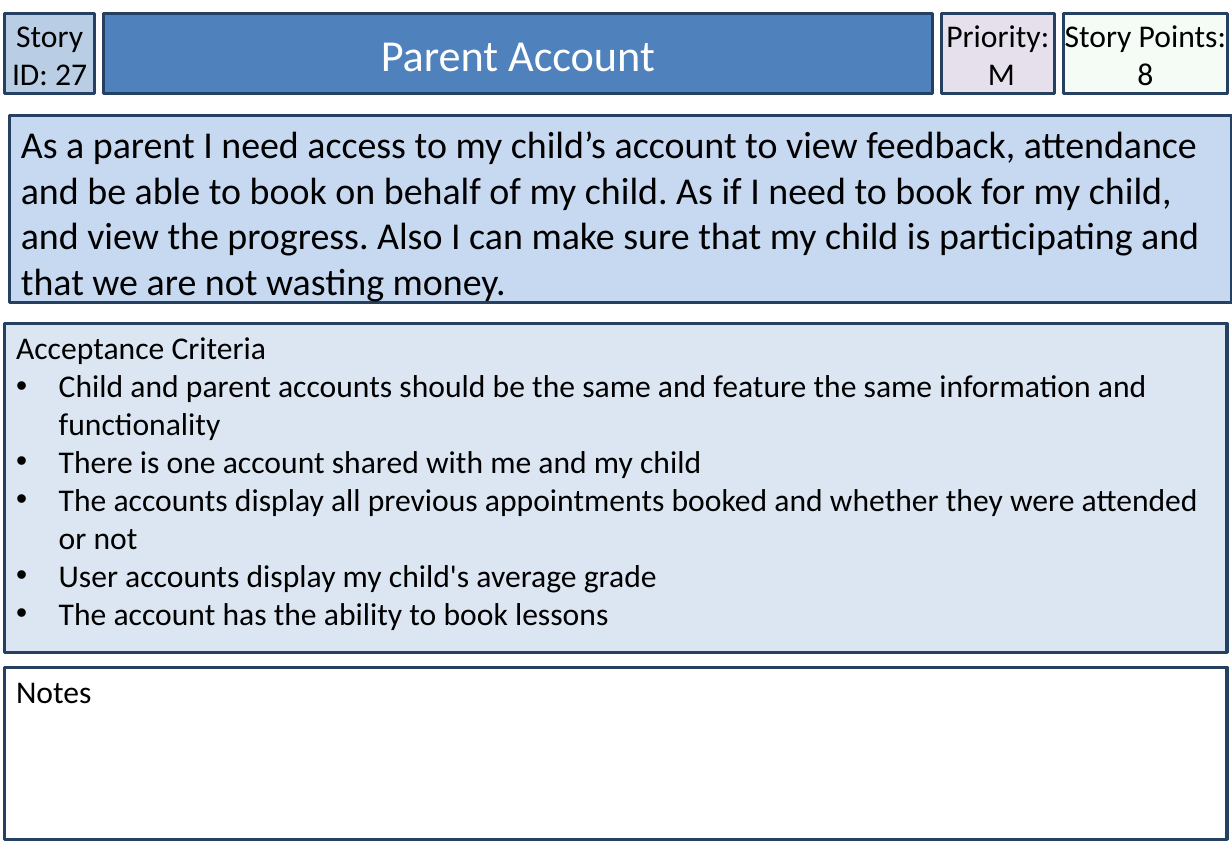
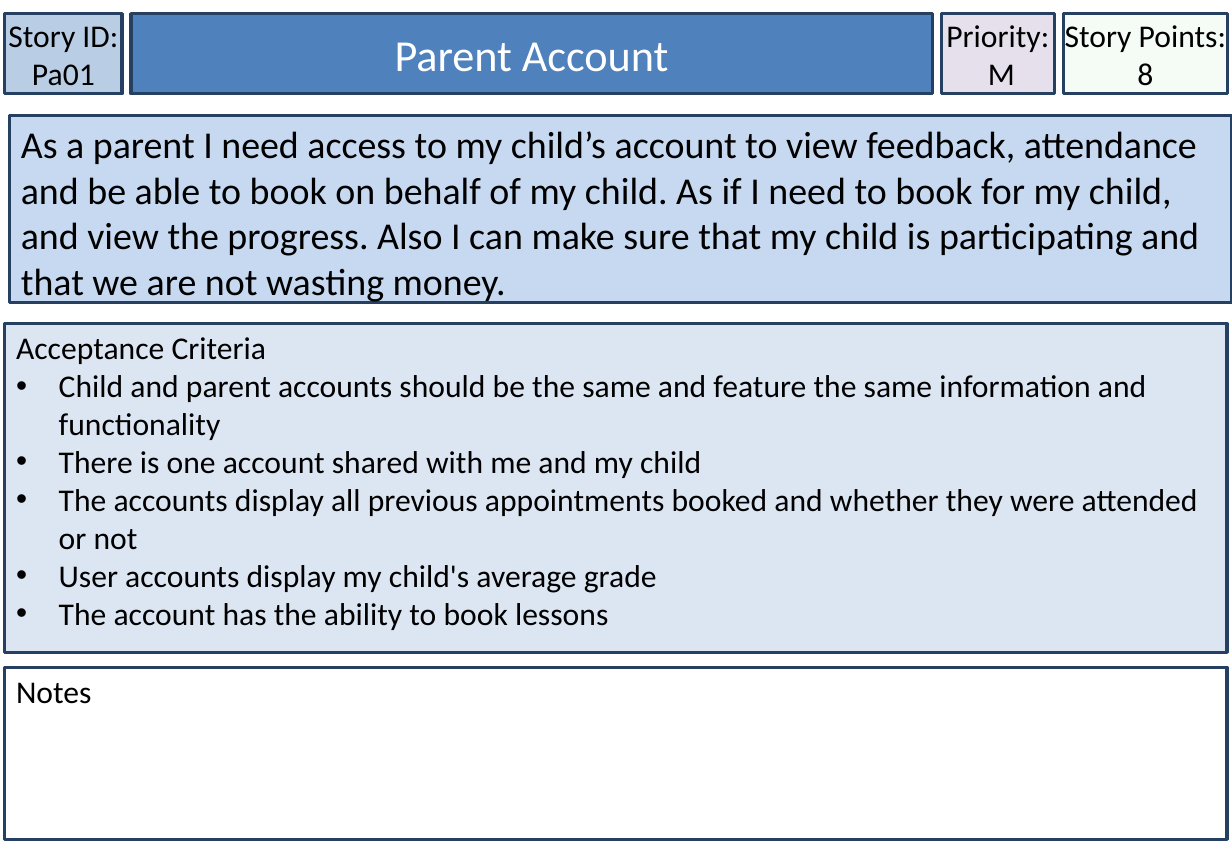
Before and after one commit to MichaelDevenish/IFB299MusicSchool, a slide deck: slide 32 of Documentation/Accpetance Criteria & User Stories/User Stories Final Format.pptx. Drawn at 1232x853 pixels with LibreOffice and Linux fonts; fonts in the diff are those of the drawing. Boxes give left, top, right and bottom in pixels: in the first picture for what was removed or moved away, otherwise in the second. Text is boxed around its words. In the diff, an @@ line names an element or a change of style, - is before the commit and + after.

```diff
--- a/Documentation/Accpetance Criteria & User Stories/User Stories Final Format.pptx
+++ b/Documentation/Accpetance Criteria & User Stories/User Stories Final Format.pptx
@@ rectangle "Story ID: Pa01": place and size @@
-rectangle "Story ID: Pa01" at [5,14,94,94]
+rectangle "Story ID: Pa01" at [5,14,122,94]
@@ text in rectangle at [8,26,118,93]: text changed @@
-Story ID: 27
+Story ID: Pa01
@@ rectangle "Parent Account": place and size @@
-rectangle "Parent Account" at [104,14,933,94]
+rectangle "Parent Account" at [131,14,933,94]
```
Also in this commit, not shown: 32 other slides changed.
